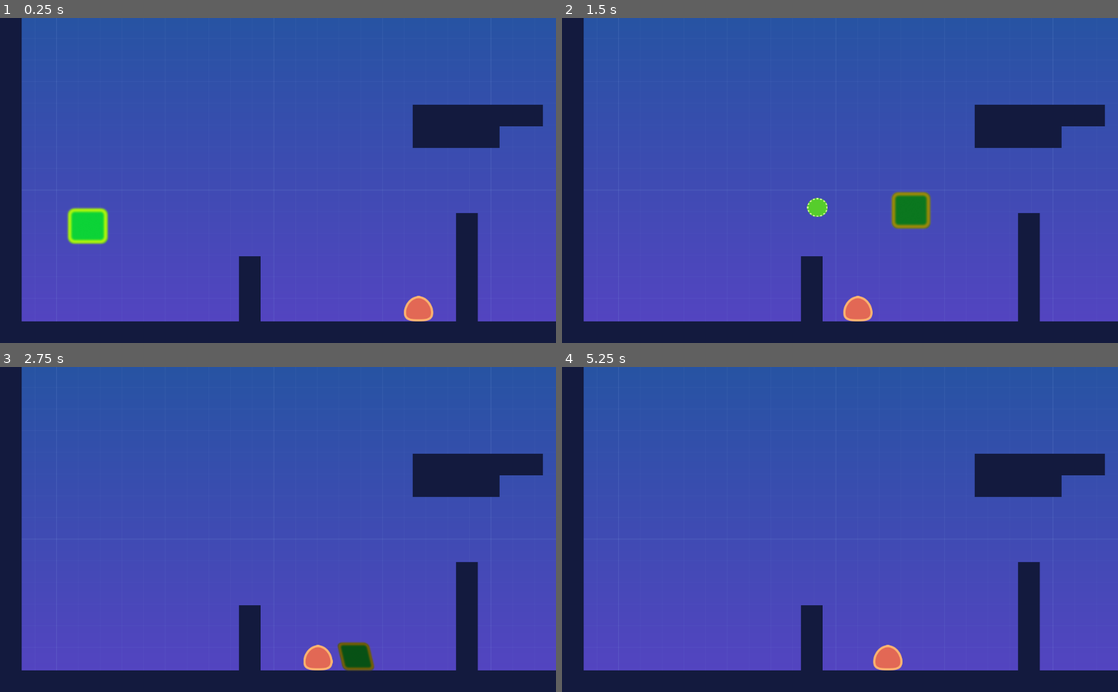
Above: before the commit, frames 1-4 (two rows, left to right).
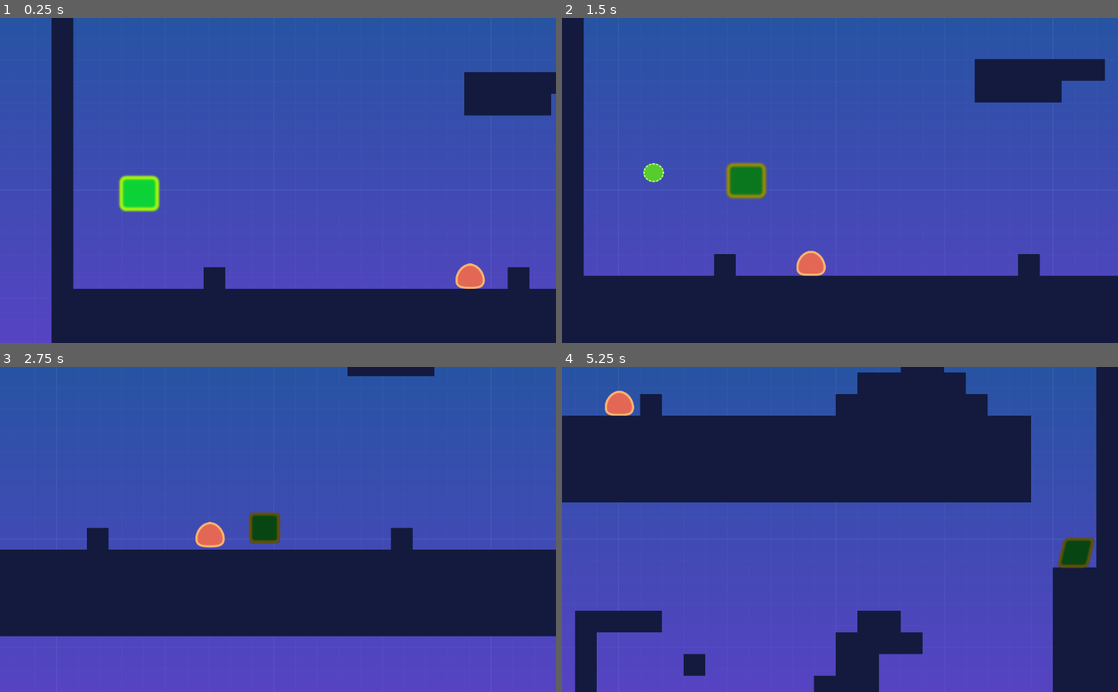
Above: after the commit, the same moments.

Repository: RaghavSakhuja/Kaii
Game: Godot game, scene res://Source/Levels/LevelTemp.tscn
Two runs of this game, one before a commit and one after it. Both use one fixed random seed, a clock stepped at 60 frames per second and the inputs below. The project has no main scene, so this scene is started directly.
Inputs:
- Up to frame 1 (0.25 s): no input
- Up to frame 2 (1.5 s): hold D (move_right) from 0.53 s (still down); tap Space (fire) at 0.6, 1.35 s; tap Up (move_up) at 0.77 s
- Up to frame 3 (2.75 s): tap Up (move_up) at 1.52 s; release D (move_right) at 2.03 s; hold A (move_left) from 2.03 s (still down); tap Space (fire) at 2.1 s
- Up to frame 4 (5.25 s): release A (move_left) at 2.78 s; hold D (move_right) 2.78-4.28 s; tap Space (fire) every 0.75 s from 2.85 to 5.1 s; tap Up (move_up) at 3.02, 3.77, 4.52 s; hold A (move_left) 4.28-5.03 s; hold D (move_right) from 5.03 s (still down)

The runs differ from the first frame. In frame 1, 23% of the frame differs, in the area x 0-100%, y 0-100%; in frame 2, 21%; in frame 3, 40%; in frame 4, 45%.

Commit message:
knock_back

Diff:
--- a/Source/Actors/Entity.gd
+++ b/Source/Actors/Entity.gd
@@ -5,14 +5,18 @@
 #signal hp_reduced(new_hp)
 signal died
 
+
 const FLOOR_NORMAL=Vector2.UP
 export(int) var Gravity=1000
 export(int) var ACC=40
 export(int) var speed=500
 export(int) var friction=50
-export(int) var hp_max=100
+export(int) var hp_max=1000
 export(int) var hp= hp_max setget set_hp,get_hp
 export var _velocity:Vector2=Vector2.ZERO
+
+export (bool) var receives_knockback:bool=true
+export (bool) var knockback_modifier:float=1
 
 onready var sprite=$Sprite
 onready var collShape=$CollisionShape2D
@@ -44,9 +48,23 @@
 	var base=base_damage;
 	return base;
 
+func receive_knockback(dmg_source:Vector2, received_dmg:int):
+	if receives_knockback:
+		var knk_bck_dir=dmg_source.direction_to(self.position)
+		print(self.position," and ",dmg_source," else ",self.global_position)
+		var knk_strength=received_dmg*knockback_modifier
+		print(_velocity," pre")
+		self._velocity+=knk_bck_dir*knk_strength*10
+
+		#self._velocity.y+=-400
+#		global_position+=knk_bck_dir*knk_strength
+		print(_velocity," post")
+
+
 func _on_Hurtbox_area_entered(hitbox):
 	var base=receive_damage(hitbox.damage);
 	self.hp-=base
+	receive_knockback(hitbox.global_position,base)
 	if(self.hp/self.hp_max<0.5):
 		self.scale.x=0.8
 		self.scale.y=0.8
@@ -57,6 +75,7 @@
 
 
 
+
 func die()->void:
 	queue_free()
 
--- a/Source/Actors/PlayerBase.gd
+++ b/Source/Actors/PlayerBase.gd
@@ -14,33 +14,33 @@
 	return new_velocity
 
 func _physics_process(delta:float)->void:
+	#print(_velocity)
 	var dir:=Vector2.ZERO
 	dir.x=get_input_dir().x
 	if dir!=Vector2.ZERO:
 		if(is_on_floor() or is_on_wall() or is_on_ceiling()):
 			accelarate(dir)
-			if(dir.x<0):
-				sprite.scale.x=-1;
-				facing=-1;
-			else:
-				sprite.scale.x=1;
-				facing=1
-			if start_new_anim:
-				start_new_anim=0
-				animPlayer.play("run")
-
-		#else:
-			#animPlayer.play("idle")
 	else:
-		if start_new_anim:
-			start_new_anim=0
-			animPlayer.play("idle")
-		#print("idle")
 		if(is_on_floor() or is_on_ceiling() or is_on_wall()):
 			apply_friction()
 
 	if(Input.is_action_just_pressed("fire")):
 		throw()
+
+	if (_velocity.x!=0 && is_on_floor()):
+		if(_velocity.x<0):
+			sprite.scale.x=-1;
+			facing=-1;
+		else:
+			sprite.scale.x=1;
+			facing=1
+		if start_new_anim:
+			animPlayer.play("run")
+	else:
+		if start_new_anim:
+			animPlayer.play("idle")
+
+
 	move()
 
 func accelarate(dir:Vector2):
@@ -50,13 +50,7 @@
 	apply_grav()
 	if(Input.is_action_just_pressed("move_up") && (is_on_floor())):
 		_velocity.y=-speed
-#		if start_new_anim:
-#			start_new_anim=0
-#			animPlayer.play("jump")
 		print("jumped1")
-
-
-
 	_velocity = move_and_slide(_velocity,FLOOR_NORMAL)
 
 func apply_friction():
@@ -74,10 +68,9 @@
 			direction.x=facing;
 		_velocity+=direction*speed
 		_velocity.x=clamp(_velocity.x,-600,600)
-		print(direction)
 		bullet.rotation=(-1*direction).angle()
-		print(currcount)
 		animPlayer.play("drying_"+str(3-currcount))
+		start_new_anim=0;
 		speed+=50
 		friction-=10
 		currcount-=1
--- a/Source/Actors/PlayerBase.tscn
+++ b/Source/Actors/PlayerBase.tscn
@@ -7,11 +7,11 @@
 [ext_resource path="res://assets/playerjump.png" type="Texture" id=5]
 [ext_resource path="res://Source/Objects/Projectiles/body_bullet.tscn" type="PackedScene" id=6]
 
+[sub_resource type="RectangleShape2D" id=5]
+extents = Vector2( 32, 28.5 )
+
 [sub_resource type="CircleShape2D" id=4]
 radius = 12.0416
-
-[sub_resource type="RectangleShape2D" id=5]
-extents = Vector2( 32, 28.5 )
 
 [sub_resource type="Animation" id=3]
 length = 0.001
@@ -272,30 +272,29 @@
 texture = ExtResource( 3 )
 hframes = 5
 
-[node name="CollisionShape2D5" type="CollisionShape2D" parent="." index="1"]
+[node name="CollisionShape2D" parent="." index="1"]
+position = Vector2( 0, 2.5 )
+shape = SubResource( 5 )
+
+[node name="CollisionShape2D2" type="CollisionShape2D" parent="." index="2"]
+visible = false
+position = Vector2( -25, -19 )
+shape = SubResource( 4 )
+
+[node name="CollisionShape2D5" type="CollisionShape2D" parent="." index="3"]
 visible = false
 position = Vector2( 23, 23 )
 shape = SubResource( 4 )
 
-[node name="CollisionShape2D4" type="CollisionShape2D" parent="." index="2"]
+[node name="CollisionShape2D4" type="CollisionShape2D" parent="." index="4"]
 visible = false
 position = Vector2( 23, -19 )
 shape = SubResource( 4 )
 
-[node name="CollisionShape2D3" type="CollisionShape2D" parent="." index="3"]
+[node name="CollisionShape2D3" type="CollisionShape2D" parent="." index="5"]
 visible = false
 position = Vector2( -23, 23 )
 shape = SubResource( 4 )
-
-[node name="CollisionShape2D2" type="CollisionShape2D" parent="." index="4"]
-visible = false
-position = Vector2( -25, -19 )
-shape = SubResource( 4 )
-
-[node name="CollisionShape2D" parent="." index="5"]
-visible = false
-position = Vector2( 0, 2.5 )
-shape = SubResource( 5 )
 
 [node name="AnimationPlayer" parent="." index="6"]
 autoplay = "idle"
@@ -324,6 +323,14 @@
 position = Vector2( 24, 1 )
 shape = SubResource( 10 )
 
+[node name="Camera2D" type="Camera2D" parent="." index="8"]
+current = true
+limit_left = 0
+limit_top = 0
+limit_right = 1720
+limit_smoothed = true
+smoothing_enabled = true
+
 [connection signal="animation_finished" from="AnimationPlayer" to="." method="_on_AnimationPlayer_animation_finished"]
 
 [editable path="Hurtbox"]
--- a/Source/Levels/LevelTemp.tscn
+++ b/Source/Levels/LevelTemp.tscn
@@ -79,7 +79,7 @@
 collision_layer = 63
 collision_mask = 63
 format = 1
-tile_data = PoolIntArray( -65536, 1, 0, -65535, 1, 0, -65534 …(1206 unchanged characters)… , 1, 0, 524330, 1, 0, 589824, 1, 0, 589845, 1, 0, 589865, 1, 0, 589866, 1, 0, 655360, 1, 0, 655381, 1, 0, 655402, 1, 0, 720896, 1, 0, 720907, 1, 0, 720917, 1, 0, 720929, 1, 0, 720930, 1, 0, 720938, 1, 0, 786432, 1, 0, 786443, 1, 0, 786453, 1, 0, 786463, 1, 0, 786464, 1, 0, 786465, 1, 0, 786466, 1, 0, 786467, 1, 0, 786474, 1, 0, 851968, 1, 0, 851979, 1, 0, 851989, 1, 0, 851998, 1, 0, 8519 …(8429 unchanged characters)…
+tile_data = PoolIntArray( -65536, 1, 0, -65535, 1, 0, -65534 …(1206 unchanged characters)… , 1, 0, 524330, 1, 0, 589824, 1, 0, 589865, 1, 0, 589866, 1, 0, 655360, 1, 0, 655402, 1, 0, 720896, 1, 0, 720929, 1, 0, 720930, 1, 0, 720938, 1, 0, 786432, 1, 0, 786463, 1, 0, 786464, 1, 0, 786465, 1, 0, 786466, 1, 0, 786467, 1, 0, 786474, 1, 0, 851968, 1, 0, 851975, 1, 0, 851989, 1, 0, 851998, 1, 0, 8519 …(8429 unchanged characters)…
 
 [node name="PlayerBase" parent="." instance=ExtResource( 9 )]
 position = Vector2( 162, 348 )
